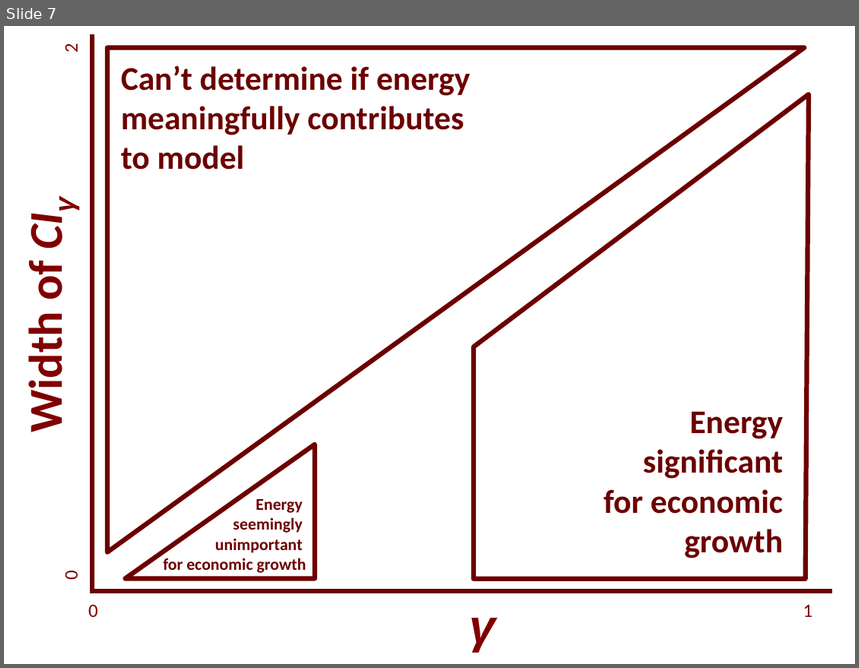
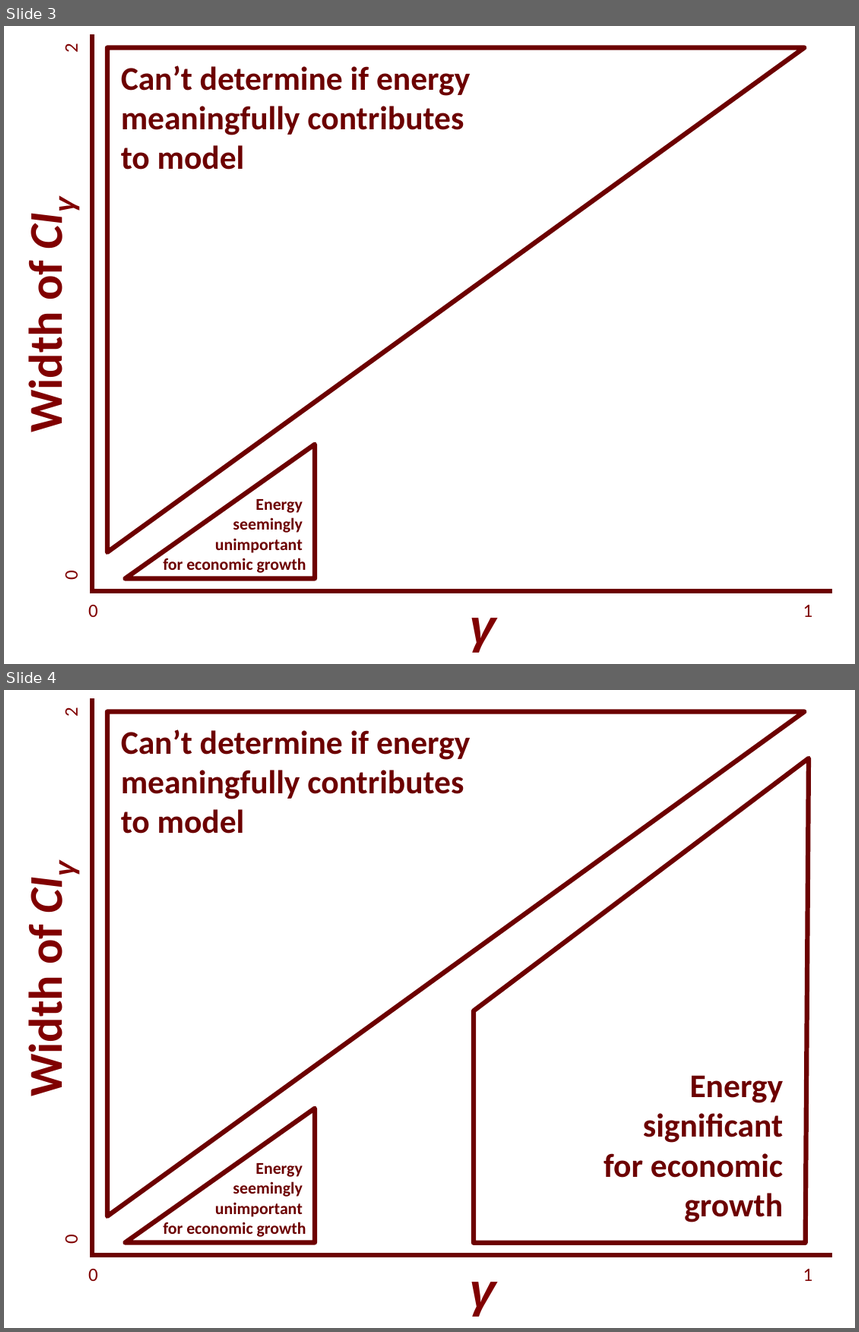
Before and after one commit to EconModels/MacroGrowth, a slide deck: figure_other/Seminar Figures.pptx. Shown one above the other, each under a label of ours: slide 7 before the commit, slides 3 and 4 after it. The pictures are 859x668 and 859x1332 pixels, drawn with LibreOffice and Linux fonts; fonts in the diff are those of the drawing. Boxes give left, top, right and bottom in pixels: in the first picture for what was removed or moved away, otherwise in the second. Text is boxed around its words. In the diff, an @@ line names an element or a change of style, - is before the commit and + after.

Commit message:
Added a 2-questions slide after the CD model in the presentation. Also trying (unsuccessfully) to add a point to the 3-D SF graph.

```diff
--- a/figure_other/Seminar Figures.pptx
+++ b/figure_other/Seminar Figures.pptx
@@ slide 3 added at box(4, 26, 855, 664), background #FFFFFF @@
@@ text added at box(59, 44, 82, 52), 16 pt, text #800000 @@
+2
@@ line added from (91, 594) to (91, 34), #6C0000 4 pt @@
@@ right triangle added at box(107, 47, 804, 552), outline #6C0000 4 pt @@
@@ text added at box(121, 66, 470, 170), 28 pt, text #6C0000, bold @@
+Can’t determine if energy
+meaningfully contributes
+to model
@@ text added at box(17, 265, 75, 430), 40 pt, text #800000, bold @@
+Width of CIγ
@@ right triangle added at box(125, 445, 315, 579), outline #6C0000 4 pt @@
@@ text added at box(163, 499, 306, 573), 14 pt, text #6C0000, bold @@
+Energy
+seemingly
+unimportant
+for economic growth
@@ text added at box(59, 572, 82, 580), 16 pt, text #800000 @@
+0
@@ line added from (91, 592) to (832, 592), #6C0000 4 pt @@
@@ text added at box(88, 605, 98, 617), 16 pt, text #800000 @@
+0
@@ text added at box(469, 618, 496, 651), 40 pt, text #800000, bold, italic @@
+γ
@@ text added at box(804, 605, 813, 617), 16 pt, text #800000 @@
+1
@@ what was slide 7 is now slide 4 @@
```
Also in this commit, not shown: 2 slides changed, 1 other slide added, 3 slides removed, 3 other files.
